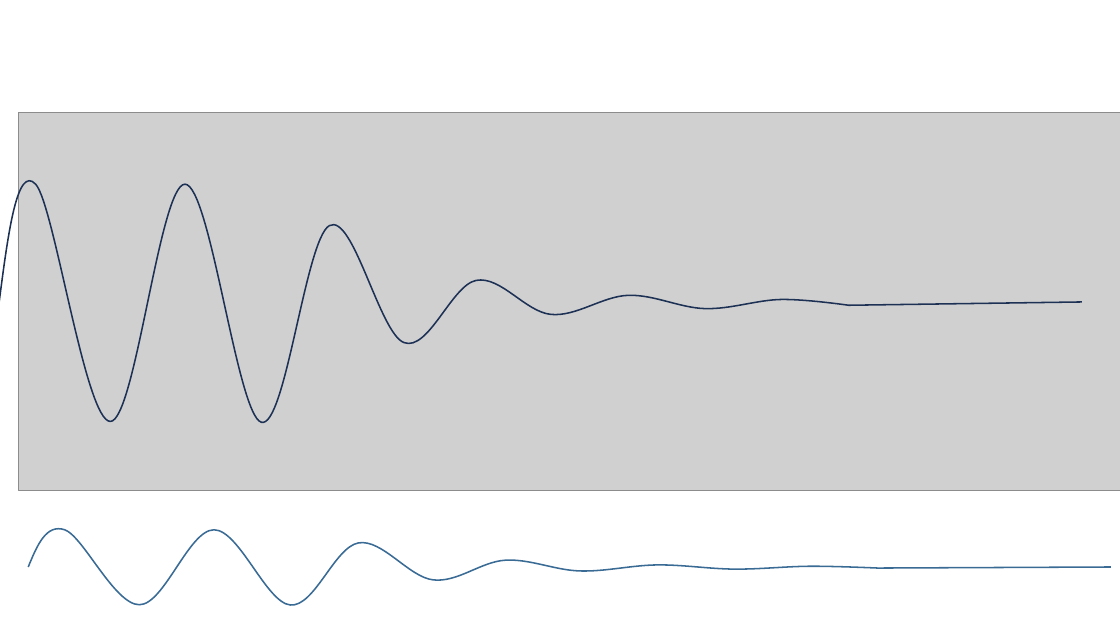
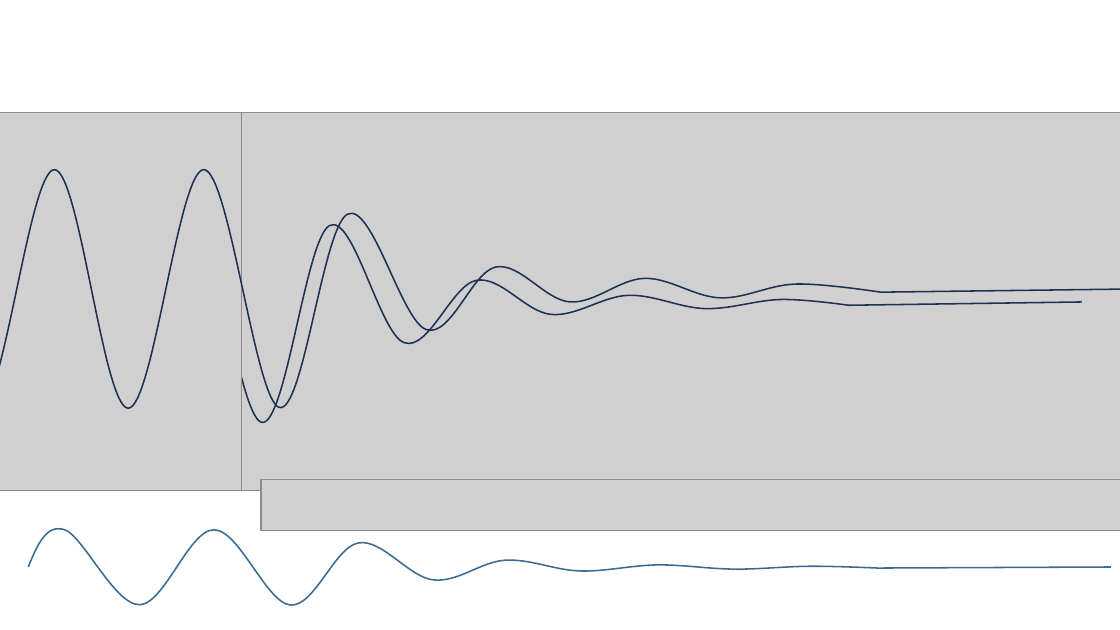
Before and after one commit to SarahTallack/PAR-Measurement, a slide deck: slide 2 of Literature/Diagram.pptx. Drawn at 1120x630 pixels with LibreOffice and Linux fonts; fonts in the diff are those of the drawing; grey boxes stand for pictures. Boxes give left, top, right and bottom in pixels: in the first picture for what was removed or moved away, otherwise in the second. Text is boxed around its words. In the diff, an @@ line names an element or a change of style, - is before the commit and + after.

```diff
--- a/Literature/Diagram.pptx
+++ b/Literature/Diagram.pptx
@@ picture added at box(0, 113, 242, 491) @@
@@ freeform shape added at box(0, 168, 1120, 409), outline #1E3256 1 pt @@
@@ picture added at box(261, 479, 1120, 530) @@
```
Also in this commit, not shown: 3 other slides changed, 2 slides added, 7 other files.
